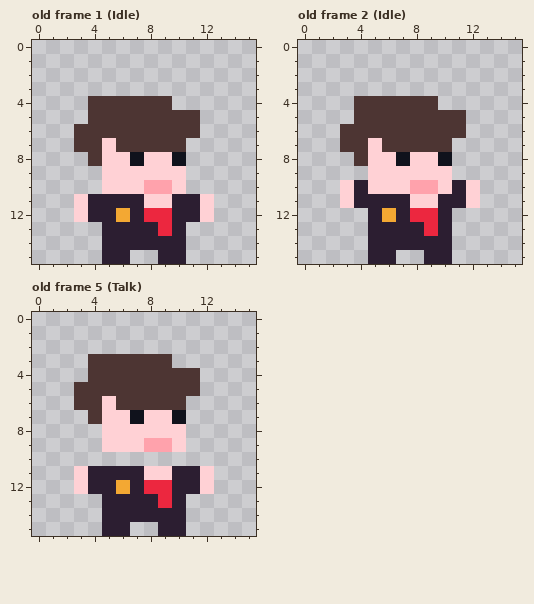
Edited in one commit: pixel-art file (Assets/Pixelart/characters/bussinesman.aseprite). That is the earlier state.
16x16 pixels, 5 frames. Colours within 5 levels of each other are drawn and written as one. Shown: old frame 1 (Idle), old frame 2 (Idle), old frame 5 (Talk). The commit also changed other frames, which this record leaves out.
The same view after the edit:
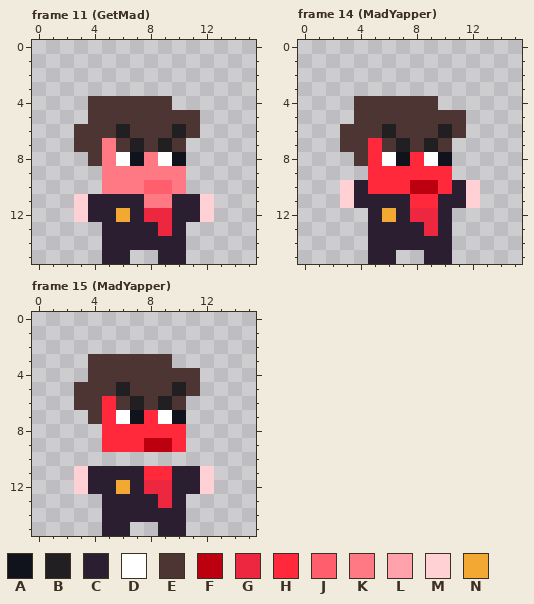
Palette (. is transparent): A #10121c  B #211f21  C #2c1e31  D #ffffff  E #4d3533  F #bd0010  G #ec273f  H #ff293b  J #ff5e6c  K #ff7984  L #ffa2ac  M #ffd1d5  N #f3a833
A new or re-ordered frame is compared with the old frame closest to it.
The edit:
{"change": "frames 5 -> 19"}
{"where": "frame 11 (GetMad) is new; against old frame 1 (Idle)"}
{"frame":11,"y":6,"x":6,"old":"E","new":"B"}
{"frame":11,"y":6,"x":10,"old":"E","new":"B"}
{"frame":11,"y":7,"x":5,"old":"M","new":"K"}
{"frame":11,"y":7,"x":7,"old":"E","new":"B"}
{"frame":11,"y":7,"x":9,"old":"E","new":"B"}
{"frame":11,"y":8,"x":5,"old":"MM","new":"KD"}
{"frame":11,"y":8,"x":8,"old":"MM","new":"KD"}
{"frame":11,"y":9,"x":5,"old":"MMMMMM","new":"KKKKKK"}
{"frame":11,"y":10,"x":5,"old":"MMMLLM","new":"KKKJJK"}
{"frame":11,"y":11,"x":8,"old":"MM","new":"KK"}
{"where": "frame 14 (MadYapper) is new; against old frame 2 (Idle)"}
{"frame":14,"y":6,"x":6,"old":"E","new":"B"}
{"frame":14,"y":6,"x":10,"old":"E","new":"B"}
{"frame":14,"y":7,"x":5,"old":"M","new":"H"}
{"frame":14,"y":7,"x":7,"old":"E","new":"B"}
{"frame":14,"y":7,"x":9,"old":"E","new":"B"}
{"frame":14,"y":8,"x":5,"old":"MM","new":"HD"}
{"frame":14,"y":8,"x":8,"old":"MM","new":"HD"}
{"frame":14,"y":9,"x":5,"old":"MMMMMM","new":"HHHHHH"}
{"frame":14,"y":10,"x":5,"old":"MMMLLM","new":"HHHFFH"}
{"frame":14,"y":11,"x":8,"old":"MM","new":"HH"}
{"where": "frame 15 (MadYapper) is new; against old frame 5 (Talk)"}
{"frame":15,"y":5,"x":6,"old":"E","new":"B"}
{"frame":15,"y":5,"x":10,"old":"E","new":"B"}
{"frame":15,"y":6,"x":5,"old":"M","new":"H"}
{"frame":15,"y":6,"x":7,"old":"E","new":"B"}
{"frame":15,"y":6,"x":9,"old":"E","new":"B"}
{"frame":15,"y":7,"x":5,"old":"MM","new":"HD"}
{"frame":15,"y":7,"x":8,"old":"MM","new":"HD"}
{"frame":15,"y":8,"x":5,"old":"MMMMMM","new":"HHHHHH"}
{"frame":15,"y":9,"x":5,"old":"MMMLLM","new":"HHHFFH"}
{"frame":15,"y":11,"x":8,"old":"MM","new":"HH"}
